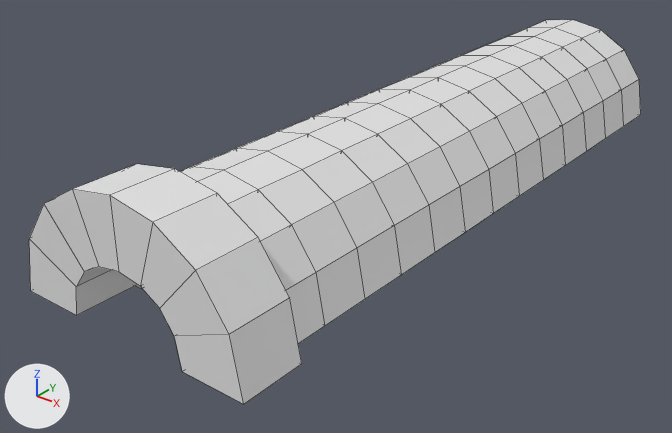
What one commit did to the FBX model FBXs/Tunnel_Cement.fbx.
Both versions are drawn from a camera (50 mm lens) standing at (22.1, -17.3, 15.2) and looking at (1.8, 8.1, -0.6). Every picture has the same lights, and +X, +Y and +Z are marked at lower left. Mesh edges are drawn as thin lines. Materials are left out; every surface is plain grey. Vertices at the same position are counted once.
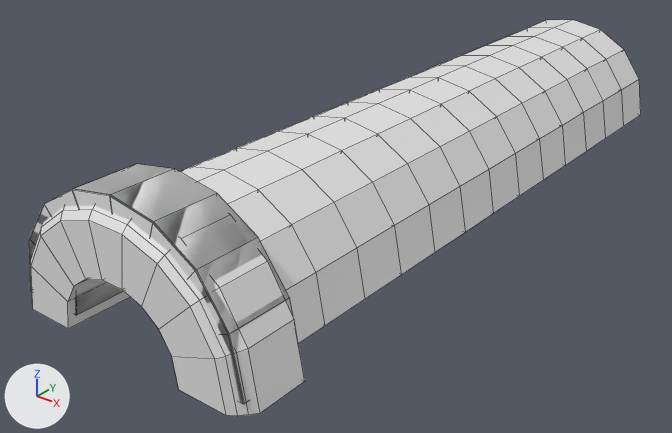
Where the change shows, as pixel boxes (x1, y1, x2, y2) in the pictures (672 x 433 px):
'Plane.000', reshaped
    before: (29, 164, 302, 404)
    after: (29, 164, 293, 404)
'Plane.002', added
    after: (31, 205, 305, 416)
part 1 of me_plane_002, added
    after: (30, 164, 293, 403)

The change, as a diff of the scene's bpy script:
```diff
--- a/FBXs/Tunnel_Cement.fbx.py
+++ b/FBXs/Tunnel_Cement.fbx.py
@@ me_plane_002 @@
 # used by ob_plane_000; location = (6.0, 0.0, 0.29)
-me_plane_002.from_pydata(...)  # 36 vertices, 34 faces; spans x -7.72..1.72, y -3.22..-0.86, z -0.31..4.4
+me_plane_002.from_pydata(...)  # 54 vertices, 60 faces; spans x -7.72..1.72, y -3.22..-0.86, z -0.31..4.4
+# me_plane_002 part 1
+# 9 vertices are added at x -7.69..1.69, y -3.22, z -0.31..4.37
+# 9 new vertices lie (0.0, -2.33, 0.0) away from vertices in x -7.72..1.72, y -0.86, z -0.31..4.4
+# 26 new faces join them
@@ me_plane_005 @@
+me_plane_005.from_pydata(...)  # 70 vertices, 65 faces; spans x -7.95..1.95, y -1.24..1.24, z -0.42..4.47
@@ ob_plane_002 @@
+ob_plane_002 = bpy.data.objects.new('Plane.002', me_plane_005)
+ob_plane_002.location = (6.0, -2.26, 0.0)
```
